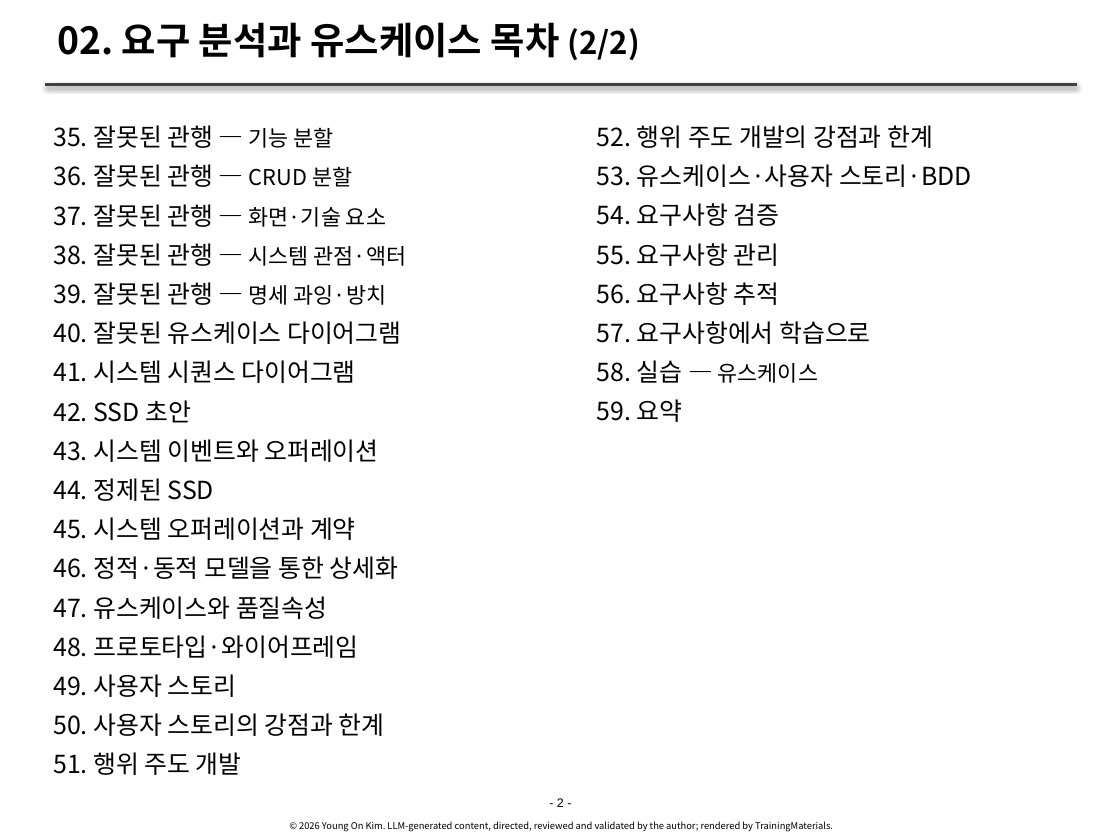
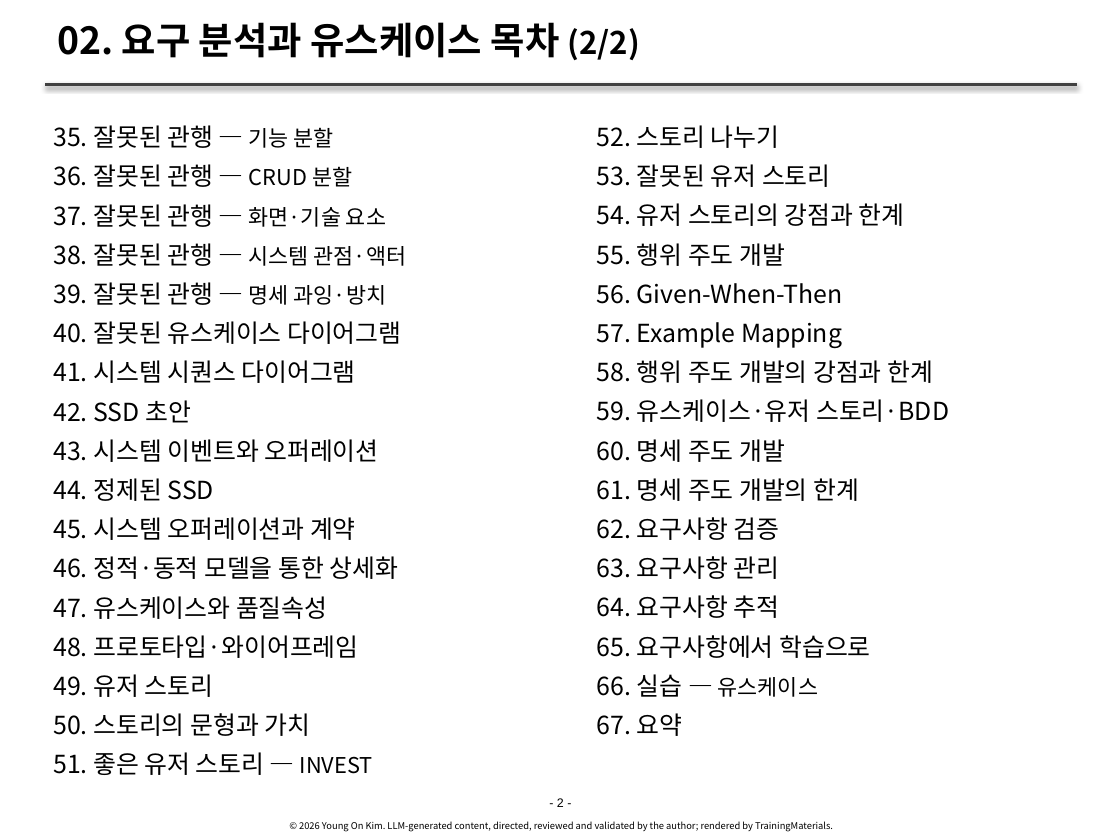
Before and after one commit to YoungSan77/TrainingMaterials, a slide deck: slide 2 of courses/ooad/sessions/s02.pptx. Drawn at 1120x840 pixels with LibreOffice and Linux fonts; fonts in the diff are those of the drawing. Boxes give left, top, right and bottom in pixels: in the first picture for what was removed or moved away, otherwise in the second. Text is boxed around its words. In the diff, an @@ line names an element or a change of style, - is before the commit and + after.

```diff
--- a/courses/ooad/sessions/s02.pptx
+++ b/courses/ooad/sessions/s02.pptx
@@ text at (597,125,949,736): text changed @@
-  52. 행위 주도 개발의 강점과 한계
-  53. 유스케이스·사용자 스토리·BDD
-  54. 요구사항 검증
-  55. 요구사항 관리
-  56. 요구사항 추적
-  57. 요구사항에서 학습으로
-  58. 실습 — 유스케이스
-  59. 요약
+  52. 스토리 나누기
+  53. 잘못된 유저 스토리
+  54. 유저 스토리의 강점과 한계
+  55. 행위 주도 개발
+  56. Given-When-Then
+  57. Example Mapping
+  58. 행위 주도 개발의 강점과 한계
+  59. 유스케이스·유저 스토리·BDD
+  60. 명세 주도 개발
+  61. 명세 주도 개발의 한계
+  62. 요구사항 검증
+  63. 요구사항 관리
+  64. 요구사항 추적
+  65. 요구사항에서 학습으로
+  66. 실습 — 유스케이스
+  67. 요약
@@ text at (53,674,373,775): text changed @@
-  49. 사용자 스토리
-  50. 사용자 스토리의 강점과 한계
-  51. 행위 주도 개발
+  49. 유저 스토리
+  50. 스토리의 문형과 가치
+  51. 좋은 유저 스토리 — INVEST
```
Also in this commit, not shown: 24 other slides changed, 7 slides added, 46 other files.
